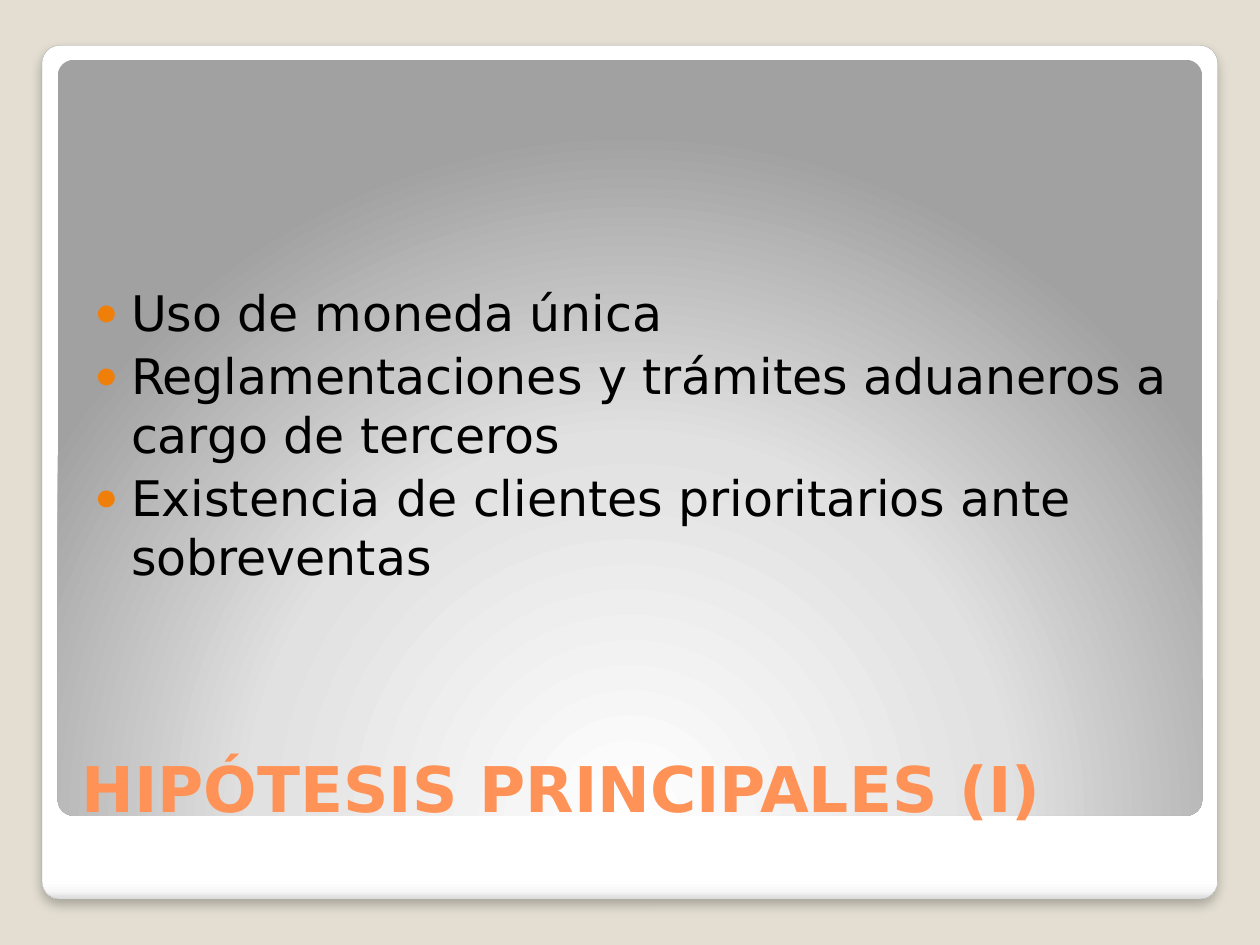
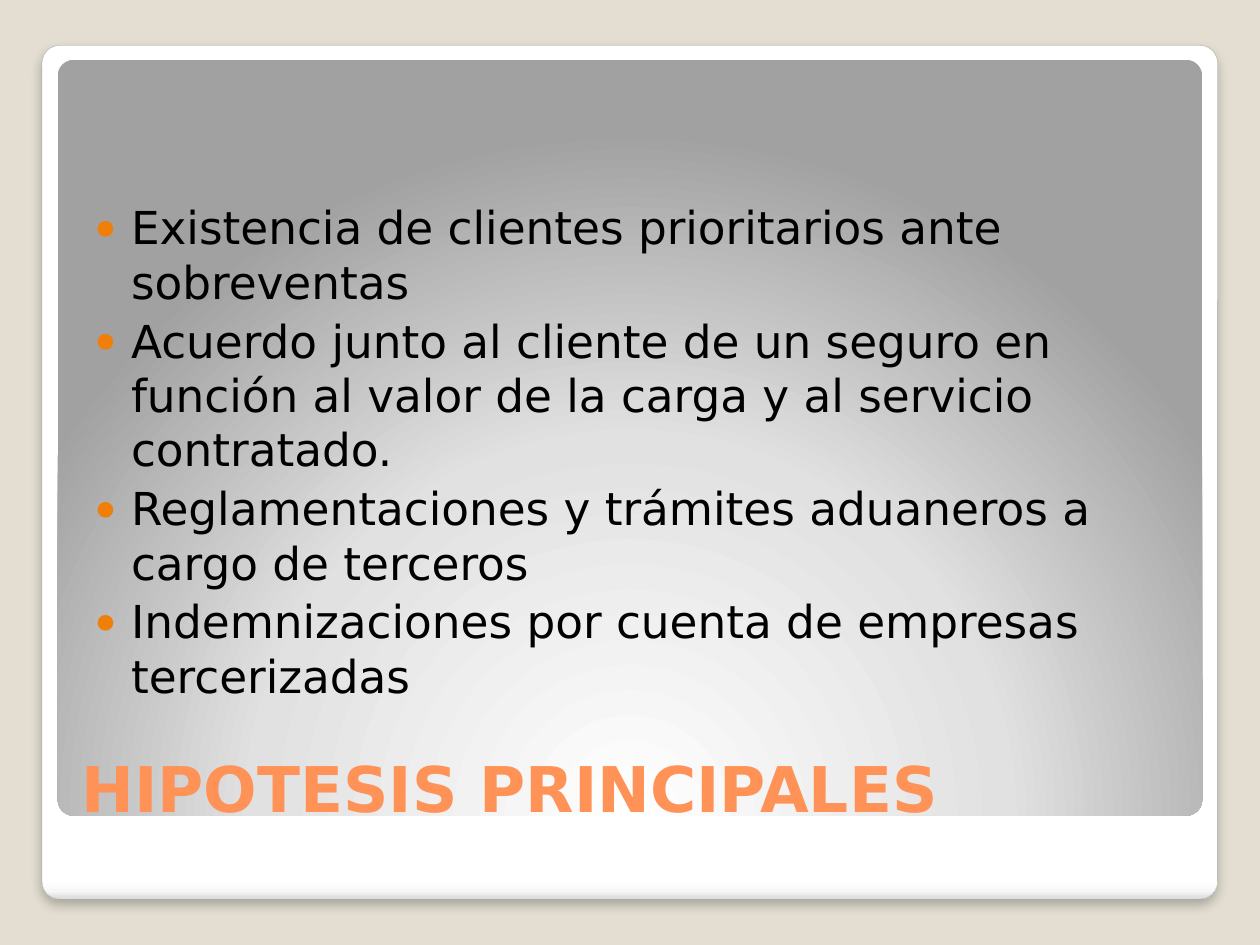
Before and after one commit to invernizzie/fiuba-grupoanin, a slide deck: slide 5 of TODOMUNDO/presentacion.pptx. Drawn at 1260x945 pixels with LibreOffice and Linux fonts; fonts in the diff are those of the drawing. Boxes give left, top, right and bottom in pixels: in the first picture for what was removed or moved away, otherwise in the second. Text is boxed around its words. In the diff, an @@ line names an element or a change of style, - is before the commit and + after.

```diff
--- a/TODOMUNDO/presentacion.pptx
+++ b/TODOMUNDO/presentacion.pptx
@@ text "Existencia de clientes prioritarios ante ...": place and size @@
-text "Existencia de clientes prioritarios ante ..." at <box>131,291,1167,576</box>
+text "Existencia de clientes prioritarios ante ..." at <box>131,209,1090,694</box>
@@ text at <box>131,209,1051,467</box>: text changed; size 28 to 25.9 pt @@
-● Uso de moneda única
+● Existencia de clientes prioritarios ante sobreventas
+● Acuerdo junto al cliente de un seguro en función al valor de la carga y al servicio contratado.
@@ text at <box>131,489,1090,590</box>: size 28 to 25.9 pt in "Reglamentaciones y trámites aduaneros a cargo de ..." @@
@@ text at <box>131,603,1078,694</box>: text changed; size 28 to 25.9 pt @@
-● Existencia de clientes prioritarios ante sobreventas
+● Indemnizaciones por cuenta de empresas tercerizadas
@@ title at <box>82,761,938,825</box>: text changed @@
-HIPÓTESIS PRINCIPALES (I)
+HIPOTESIS PRINCIPALES
```
Also in this commit, not shown: 6 other slides changed, 1 slide added, 1 slide removed.
